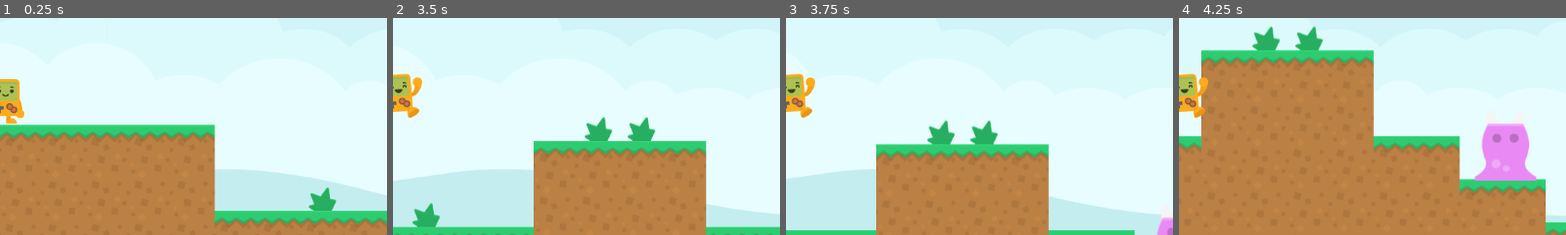
Above: before the commit, frames 1-4 (left to right).
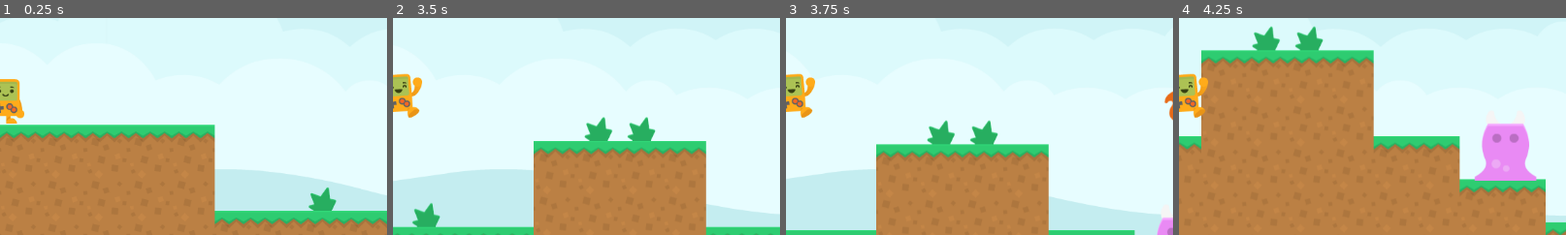
Above: after the commit, the same moments.

Repository: most025/bitbot-adventure
Game: Godot game, scene res://Scene/main/level.tscn
The game is run twice, just before and just after one commit, with the same random seed, the same clock (stepped at 60 frames per second) and the same inputs.
Inputs:
- Up to frame 1 (0.25 s): no input
- Up to frame 2 (3.5 s): tap Enter (ui_accept) at 0.5, 0.77, 1.52, 3.02 s; hold Right (ui_right) 0.53-2.03 s; hold Left (ui_left) 2.03-2.78 s; hold Right (ui_right) from 2.78 s (still down)
- Up to frame 3 (3.75 s): keep holding Right (ui_right)
- Up to frame 4 (4.25 s): keep holding Right (ui_right); tap Enter (ui_accept) at 3.77 s
The pictures show only the part of the screen within x 50-100%, y 38-88%; the shares and areas given below are measured in that part.

Frames 1-2 are identical in both runs. In frame 3, 0.1% of the frame differs, in the area x 97-100%, y 33-48%; in frame 4, nothing differs.

Commit message:
ajustes menores
- Se ha Corregido la dirección de disparo de de la fireball.

- Se ha hecho algunos ajustes en enemigos y proyectiles.

Diff:
--- a/Scene/enemies/bernacle.gd
+++ b/Scene/enemies/bernacle.gd
@@ -4,6 +4,6 @@
 
 
 func _on_timer_timeout() -> void:
-	var fireball= FireBallScene.instantiate()
-	fireball.position = $ShootPosition.position
-	add_child(fireball)
+	var fire_ball= FireBallScene.instantiate()
+	fire_ball.position = $ShootPosition.position
+	add_child(fire_ball)
--- a/Scene/enemies/bernacle.tscn
+++ b/Scene/enemies/bernacle.tscn
@@ -19,7 +19,7 @@
 }]
 
 [sub_resource type="RectangleShape2D" id="RectangleShape2D_3hw0h"]
-size = Vector2(48, 112)
+size = Vector2(48, 88)
 
 [node name="Bernacle" type="Area2D" groups=["enemies"]]
 collision_layer = 2
@@ -33,7 +33,7 @@
 frame_progress = 0.718098
 
 [node name="CollisionShape2D" type="CollisionShape2D" parent="."]
-position = Vector2(0, -56)
+position = Vector2(0, -44)
 shape = SubResource("RectangleShape2D_3hw0h")
 
 [node name="Timer" type="Timer" parent="."]
--- a/Scene/enemies/projectiles/fireball.gd
+++ b/Scene/enemies/projectiles/fireball.gd
@@ -1,5 +1,5 @@
 extends Area2D
-var speed=200
+var speed=-200
 var rotation_speed= 2 * TAU
 
 func _process(delta: float) -> void:
--- a/Scene/enemies/projectiles/fireball.tscn
+++ b/Scene/enemies/projectiles/fireball.tscn
@@ -4,7 +4,7 @@
 [ext_resource type="Script" path="res://Scene/enemies/projectiles/fireball.gd" id="1_xasgy"]
 
 [sub_resource type="CircleShape2D" id="CircleShape2D_re2ca"]
-radius = 22.3607
+radius = 18.4391
 
 [node name="fireball" type="Area2D" groups=["projectiles"]]
 script = ExtResource("1_xasgy")
--- a/Scene/enemies/snail.tscn
+++ b/Scene/enemies/snail.tscn
@@ -37,6 +37,6 @@
 shape = SubResource("RectangleShape2D_b7k8v")
 debug_color = Color(0.284159, 0.527242, 0.911959, 0.42)
 
-[node name="VisibleOnScreenEnabler2D" type="VisibleOnScreenEnabler2D" parent="."]
+[node name="VisibleOnScreenEnabler2D" type="VisibleOnScreenEnabler2D" parent="." groups=["enemies"]]
 position = Vector2(5, -33)
 scale = Vector2(9.8, 6.4)
--- a/deatzone/deatzone.tscn
+++ b/deatzone/deatzone.tscn
@@ -7,5 +7,5 @@
 collision_layer = 2
 collision_mask = 0
 
-[node name="CollisionShape2D" type="CollisionShape2D" parent="."]
+[node name="CollisionShape2D" type="CollisionShape2D" parent="." groups=["deatzone"]]
 shape = SubResource("WorldBoundaryShape2D_pio8i")
